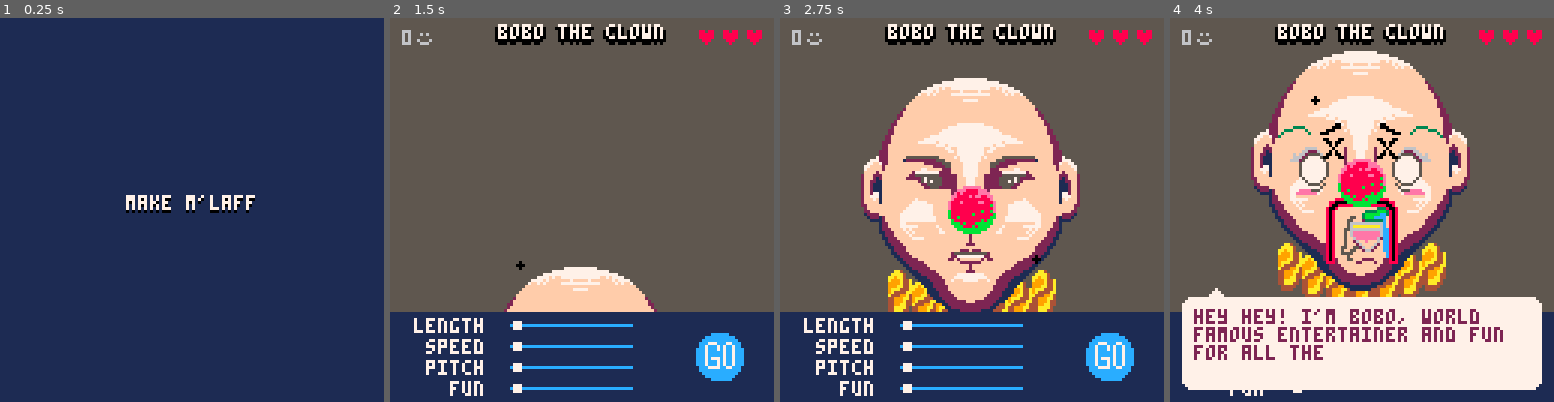
Above: before the commit, frames 1-4 (left to right).
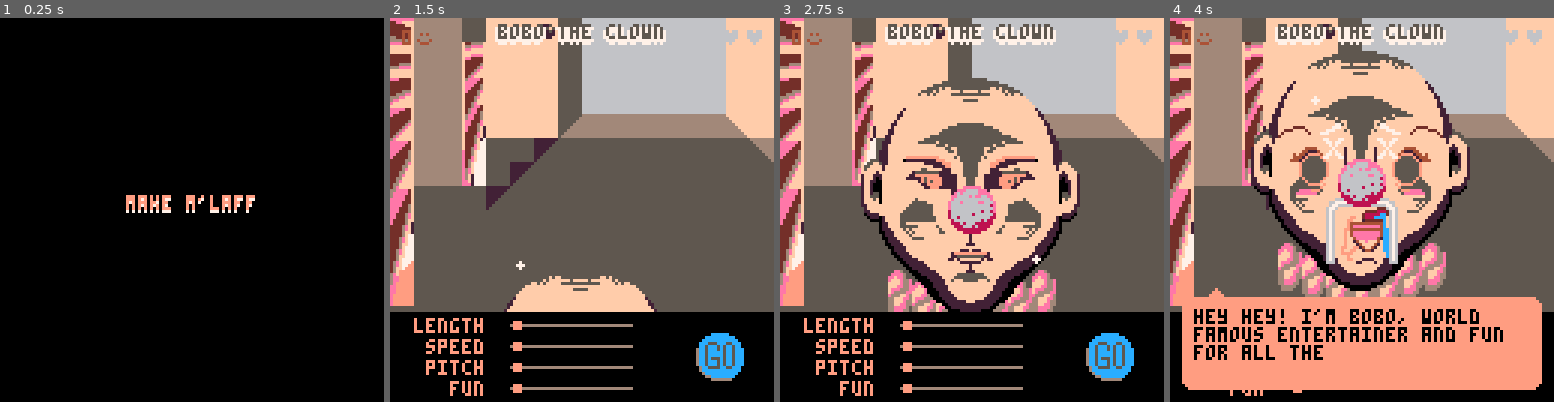
Above: after the commit, the same moments.

Repository: Alfie-Edwards/game-boys
Game: PICO-8 cartridge game.p8
Same seed, same stepped clock (60 frames per second), same inputs: the game is played once before the commit and once after it.
Inputs (mouse positions are in pixels of both pictures, inside the frame that each line leads up to):
- Up to frame 1 (0.25 s): no input
- Up to frame 2 (1.5 s): tap O (Z key) at 0.33, 0.7, 1.43 s; click (459, 121) at 0.67 s; tap X (X key) at 1.07 s; click (520, 267) at 1.22 s
- Up to frame 3 (2.75 s): click (975, 114) at 1.77 s; tap X (X key) at 2.07, 2.4, 2.73 s; tap O (Z key) at 2.22 s; click (1037, 259) at 2.32 s
- Up to frame 4 (4 s): click (1492, 106) at 2.87 s; tap X (X key) at 3.07, 3.4, 3.73 s; tap O (Z key) at 3.1, 3.98 s; click (1254, 256) at 3.42 s; click (1315, 102) at 3.97 s

The runs differ from the first frame. In frame 1, 100% of the frame differs, in the area x 0-100%, y 0-100%; in frame 2, 59%; in frame 3, 65%; in frame 4, 68%.

Commit message:
Beginnings of bg

Diff:
--- a/face.lua
+++ b/face.lua
@@ -316,7 +316,6 @@
 	name = "clown"
 
 	-- setup
-	pal()
 	palt(0, false)
 	palt(13, true)
 
--- a/game.p8
+++ b/game.p8
@@ -43,10 +43,9 @@
 max_lines = 4
 
 -- fixed palette ---------------
--- pal({[0]=7, 0, -14, -12, -10, -1, 4, 5, 6, 15, 14, -8}, 1)
+pal({[0]=7, 0, -14, -12, -10, -1, 4, 5, 6, 15, 14, -8, [13] = -11}, 1)
 
 function _init()
-	pal_light_red()
 	update_mouse()
     timers = {}
     laughing = false
@@ -129,14 +128,12 @@
         end
     end
 
-    -- printh(tostr(animating).." "..tostr(saying).." "..head_y_offset.." "..person_state)
     if not (animating or saying) then
 
         if person_state == "entering" and head_y_offset == -128 then
             local frames = {}
             for i=-127, 0, 1 do
                 frames[(128+i) * slide_anim_scale] = function() head_y_offset = i end
-                printh(tostr(i).." "..tostr((128-i) * slide_anim_scale))
             end
             frames[129 * slide_anim_scale] = function()
                 person_state = "in_shop"
@@ -327,7 +324,6 @@
     camera()
 
     -- Laugh maker
-    pal_dark_blue()
     color(1)
     rectfill(0, 98, 127, 127)
     for name, slider in pairs(sliders) do
@@ -349,7 +345,6 @@
 
     -- Speech bubble
     if saying then
-        pal_light_red()
         color(5)
         rectfill(7, 93, 120, 123)
         rectfill(4, 96, 123, 120)
@@ -403,8 +398,47 @@
     circfill(mouse.x, mouse.y, 1)
 end
 
+function draw_45(x, y, col_top, col_bot, flip)
+    if flip then
+        for i = 0, 7 do
+            line(x + i, y + i, x + 7, y + i, col_top)
+        end
+        for i = 0, 6 do
+            line(x, y + i + 1, x + i, y + i + 1, col_bot)
+        end
+    else
+        for i = 0, 7 do
+            line(x, y + i, x + 7 - i, y + i, col_top)
+        end
+        for i = 0, 6 do
+            line(x + 7 - i, y + i + 1, x + 7, y + i + 1, col_bot)
+        end
+    end
+end
+
 function draw_bg()
-	cls(5)
+	cls(7)
+    rectfill(4 * 8, 0, 7 * 8 - 1, 5 * 8 - 1, 9) -- door
+    circfill(6.5 * 8, 0.5 * 8, 2, 2)
+    circfill(6.5 * 8 + 1, 0.5 * 8 - 1, 1, 7)
+    pset(6.5 * 8 + 1, 0.5 * 8 - 1, 9)
+    rectfill(7 * 8, 0, 16 * 8 - 1, 5 * 8 - 1, 9) -- wall
+    rectfill(7 * 8, 0, 8 * 8 - 1, 4 * 8 - 1, 7) -- wall
+    rectfill(8 * 8, 4 * 8, 14 * 8 - 1, 5 * 8 - 1, 4) -- wall
+    draw_45(14 * 8, 4 * 8, 9, 4, true)
+    draw_45(15 * 8, 5 * 8, 4, 7, true)
+    rectfill(8 * 8, 0, 14 * 8 - 1, 4 * 8 - 1, 8) -- window
+
+    -- floor
+    draw_45(7 * 8, 4 * 8, 7, 4)
+    draw_45(6 * 8, 5 * 8, 2, 7)
+    draw_45(5 * 8, 6 * 8, 2, 7)
+    draw_45(4 * 8, 7 * 8, 2, 7)
+
+    -- shelves
+    draw_rotated_clockwise(0, 0, 12, 1, 64, 0, true)
+    rectfill(1 * 8, 0, 3 * 8 - 1, 7 * 8 - 1, 4)
+    map(64, 1, 3 * 8, 0, 1, 7)
 end
 
 function slider_handle_pos(slider, value)
@@ -440,14 +474,6 @@
 
 function saying_para_done()
 	return (not saying) or saying.char == #saying.paras[saying.para]
-end
-
-function pal_light_red()
-    pal({[0] = 0, 2, -8, 8, 14, 7})
-end
-
-function pal_dark_blue()
-    pal({[0] = 0, -15, 1, -4, 12, 7})
 end
 
 function lose()
@@ -670,80 +696,82 @@
 ddddd1ddddddddddddddcddddddddddde3333344efff33334fffe333334effee33333334eeeeee333333333444eeeeeeeee333333333333334444eeeeeee5555
 dddddddddddddddddddddddddddddddde3333344efff33334fffe3333344efeee33333334eeeeee3333333333444eeeeeeeee33333333333333334444eeeeeee
 __map__
-010102030405060708090a0b0c808182838485868788898a0000000000000000000000000000000000000000000000000000000000000000000000000000000000000000000000000000000000000000000000000000000000000000000000000000000000000000000000000000000000000000000000000000000000000000
+010102030405060708090a0b0c808182838485868788898a00000000000000000000000000000000000000000000000000000000000000000000000000000000f4f5f6f7f8f9fafbfcfdfeff00000000000000000000000000000000000000000000000000000000000000000000000000000000000000000000000000000000
 01111213141516171819474849909192939495969798999a0000000000000000000000000000000000000000000000000000000000000000000000000000000000000000000000000000000000000000000000000000000000000000000000000000000000000000000000000000000000000000000000000000000000000000
-20212223242526272829575859a0a1a2a3a4a5a6a7a8a9aa0000000000000000000000000000000000000000000000000000000000000000000000000000000000000000000000000000000000000000000000000000000000000000000000000000000000000000000000000000000000000000000000000000000000000000
-30313233343536373839000000b0b1b2b3b4b5b6b7b8b9ba0000000000000000000000000000000000000000000000000000000000000000000000000000000000000000000000000000000000000000000000000000000000000000000000000000000000000000000000000000000000000000000000000000000000000000
-50515253546566676869000000c0c1c2c3c4c500000000000000000000000000000000000000000000000000000000000000000000000000000000000000000000000000000000000000000000000000000000000000000000000000000000000000000000000000000000000000000000000000000000000000000000000000
-60616263647576777879000000d0d1d2d3d4d500000000000000000000000000000000000000000000000000000000000000000000000000000000000000000000000000000000000000000000000000000000000000000000000000000000000000000000000000000000000000000000000000000000000000000000000000
-7071727374000000000000000000000000000000000000000000000000000000000000000000000000000000000000000000000000000000000000000000000000000000000000000000000000000000000000000000000000000000000000000000000000000000000000000000000000000000000000000000000000000000
-…(70 lines of a section not shown)…
+20212223242526272829575859a0a1a2a3a4a5a6a7a8a9aa0000000000000000000000000000000000000000000000000000000000000000000000000000000010000000000000000000000000000000000000000000000000000000000000000000000000000000000000000000000000000000000000000000000000000000
+30313233343536373839000000b0b1b2b3b4b5b6b7b8b9ba00000000000000000000000000000000000000000000000000000000000000000000000000000000cc000000000000000000000000000000000000000000000000000000000000000000000000000000000000000000000000000000000000000000000000000000
+50515253546566676869000000c0c1c2c3c4c5000000000000000000000000000000000000000000000000000000000000000000000000000000000000000000dc000000000000000000000000000000000000000000000000000000000000000000000000000000000000000000000000000000000000000000000000000000
+60616263647576777879000000d0d1d2d3d4d5000000000000000000000000000000000000000000000000000000000000000000000000000000000000000000ec000000000000000000000000000000000000000000000000000000000000000000000000000000000000000000000000000000000000000000000000000000
+70717273740000000000000000000000000000000000000000000000000000000000000000000000000000000000000000000000000000000000000000000000cd000000000000000000000000000000000000000000000000000000000000000000000000000000000000000000000000000000000000000000000000000000
+00000000000000000000000000000000000000000000000000000000000000000000000000000000000000000000000000000000000000000000000000000000dd000000000000000000000000000000000000000000000000000000000000000000000000000000000000000000000000000000000000000000000000000000
+00000000000000000000000000000000000000000000000000000000000000000000000000000000000000000000000000000000000000000000000000000000ed000000000000000000000000000000000000000000000000000000000000000000000000000000000000000000000000000000000000000000000000000000
+…(70 lines of a section not shown)…
--- a/people.lua
+++ b/people.lua
@@ -38,7 +38,7 @@
 		},
 		acceptance_text = "wow, that's perfect!! Now no one will know i'm a threat",
 		rejection_text = "that's too bad, i really wanted a new laugh. i hope they don't catch me",
-		screen_pal = { [13] = -2, [14] = -17, [15] = 9 },
+		screen_pal = { [12] = -2, [14] = -17, [15] = 9 },
 	},
 	{
 		name = "priest",
@@ -76,7 +76,7 @@
 		},
 		acceptance_text = "a thousand blessings upon you!! now i can terrify everyone at the rectory",
 		rejection_text = "god tests us all child, and we cannot always succeed",
-		screen_pal = { [13] = -2, [14] = -7, [15] = -16 },
+		screen_pal = { [12] = -2, [14] = -7, [15] = -16 },
 	},
 	{
 		name = "diver",
@@ -155,7 +155,7 @@
 		},
 		acceptance_text = {"finally! now i can do what i've always wanted", "be an undertaker, like my father"},
 		rejection_text = "well, i guess everyone will keep laughing at ol' bobo...",
-		screen_pal = { [13] = 8, [14] = -9, [15] = 12 },
+		screen_pal = { [12] = 8, [14] = -9, [15] = 12 },
 	},
 	-- {
 	-- 	name = "bob",
